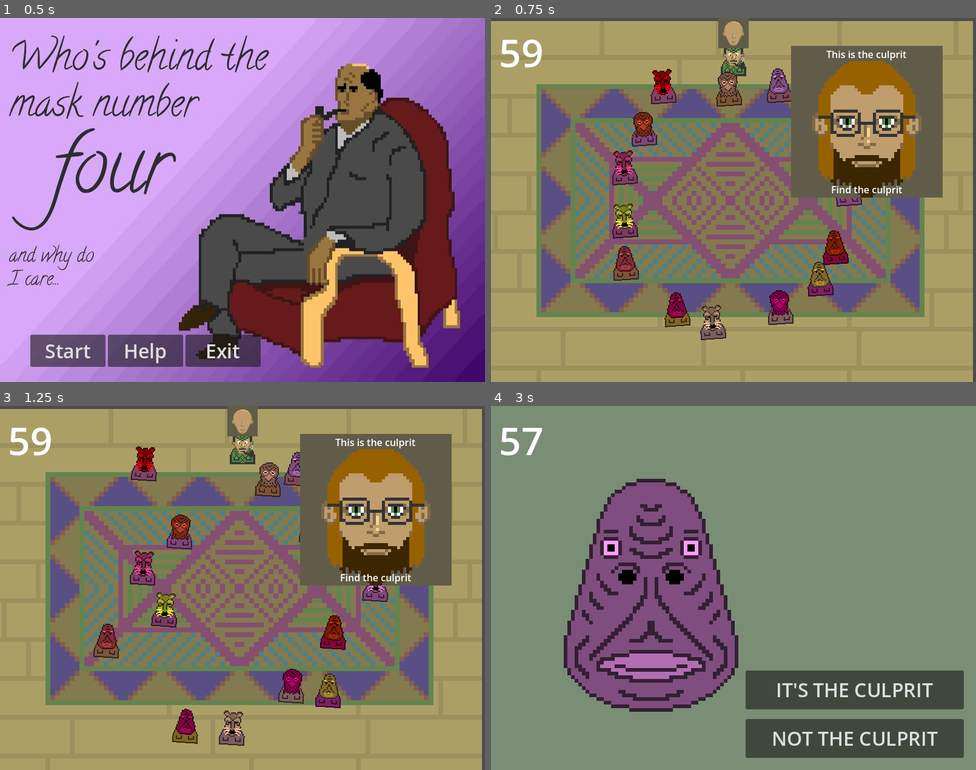
Above: before the commit, frames 1-4 (two rows, left to right).
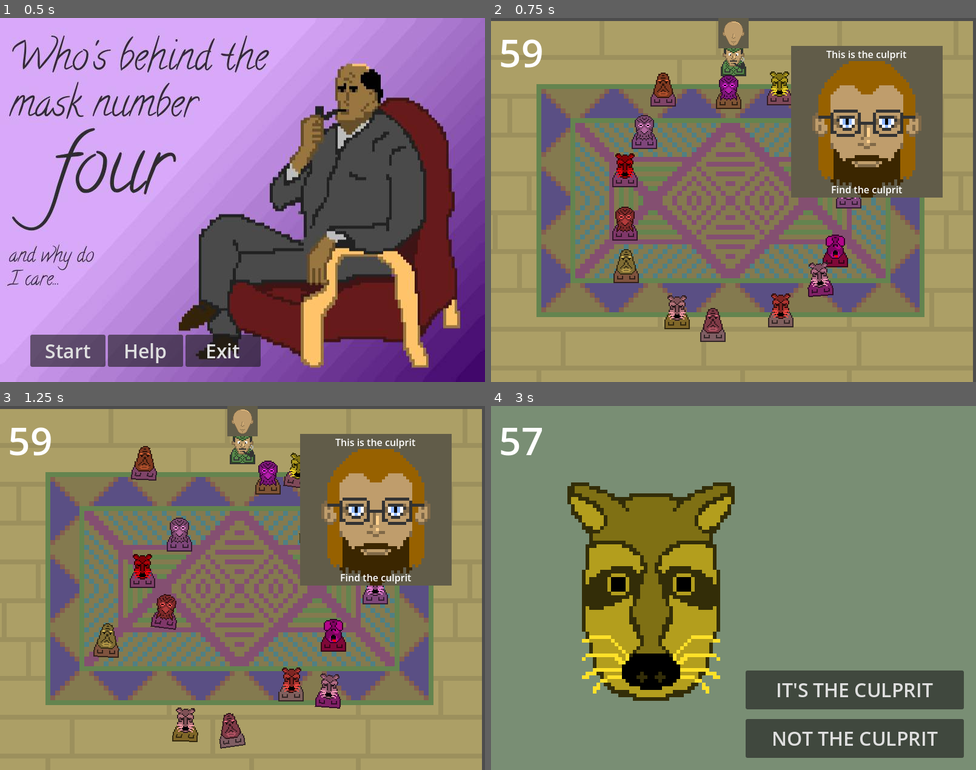
Above: after the commit, the same moments.

Repository: paavonelimarkka/mask-no-four
Game: Godot game, scene res://Scenes/start.tscn
Same seed, same stepped clock (60 frames per second), same inputs: the game is played once before the commit and once after it. Sound files missing from this copy of the repository are replaced by a short silence.
Inputs (mouse positions are in pixels of both pictures, inside the frame that each line leads up to):
- Up to frame 1 (0.5 s): no input
- Up to frame 2 (0.75 s): click "Start" at 0.5 s
- Up to frame 3 (1.25 s): no input
- Up to frame 4 (3 s): move the mouse to (840, 569) at 1.27 s; hold D (Right) 1.28-2 s; tap E (Interact) at 1.35, 2.85 s; click (840, 569) at 1.42 s; drag from (636, 606) to (767, 449) at 2.02 s; move the mouse to (782, 507) at 2.77 s; hold D (Right) from 2.78 s (still down)

Frame 1 is identical in both runs. In frame 2, 4.2% of the frame differs, in the area x 24-83%, y 13-89%; in frame 3, 3.7%; in frame 4, 19%, in the area x 15-51%, y 20-84%.
Error in both runs: Invalid call. Nonexistent function 'stop_movement' in base 'StaticBody2D'. (res://Scripts/player.gd:41)

Commit message:
jiggle jiggle

Diff:
--- a/Scenes/npc.tscn
+++ b/Scenes/npc.tscn
@@ -67,12 +67,14 @@
 &"jiggle": SubResource("Animation_xxsvc")
 }
 
-[node name="Npc" type="CharacterBody2D" unique_id=1502401715 node_paths=PackedStringArray("animation_player", "sprites") groups=["npc"]]
+[node name="Npc" type="CharacterBody2D" unique_id=1502401715 node_paths=PackedStringArray("animation_player", "sprites", "start_moving_timer", "jiggle_start_timer") groups=["npc"]]
 collision_layer = 3
 motion_mode = 1
 script = ExtResource("1_acqhf")
 animation_player = NodePath("AnimationPlayer")
 sprites = NodePath("Sprites")
+start_moving_timer = NodePath("StartMoving")
+jiggle_start_timer = NodePath("JiggleStartTimer")
 
 [node name="CollisionShape2D" type="CollisionShape2D" parent="." unique_id=1341413181]
 position = Vector2(0, 10)
@@ -85,6 +87,7 @@
 shape = SubResource("CircleShape2D_h1ryf")
 
 [node name="AnimationPlayer" type="AnimationPlayer" parent="." unique_id=1132704426]
+active = false
 root_node = NodePath("../Sprites")
 libraries/ = SubResource("AnimationLibrary_g6unj")
 playback_auto_capture = false
@@ -96,3 +99,13 @@
 position = Vector2(-1.1920929e-07, 9.000001)
 scale = Vector2(1.0000001, 1.0000001)
 texture = ExtResource("2_xxsvc")
+
+[node name="StartMoving" type="Timer" parent="." unique_id=1978038955]
+one_shot = true
+
+[node name="JiggleStartTimer" type="Timer" parent="." unique_id=1160861833]
+one_shot = true
+autostart = true
+
+[connection signal="timeout" from="StartMoving" to="." method="_on_start_moving_timeout"]
+[connection signal="timeout" from="JiggleStartTimer" to="." method="_on_jiggle_start_timer_timeout"]
--- a/Scripts/interaction_ui.gd
+++ b/Scripts/interaction_ui.gd
@@ -40,7 +40,7 @@
 func _on_close_ui_pressed() -> void:
 	visible = false
 	player.can_move = true
-	last_npc.is_moving = true
+	last_npc.start_moving_timer.start()
 
 func _on_culprit_button_pressed() -> void:
 	close_ui_button.disabled = true
--- a/Scripts/npc.gd
+++ b/Scripts/npc.gd
@@ -14,6 +14,8 @@
 var small_mask: CompressedTexture2D
 var custom_modulate: Color
 var culprit = false
+@export var start_moving_timer: Timer
+@export var jiggle_start_timer: Timer
 
 func _ready() -> void:
 	direction = Vector2(randf_range(-1,1), randf_range(-1,1)).normalized()
@@ -28,8 +30,6 @@
 	sprite.modulate = custom_modulate
 	sprites.add_child(sprite)
 	animation_player.current_animation = "jiggle"
-	animation_player.active = true
-
 
 func _physics_process(delta: float) -> void:
 	if (is_moving == true):
@@ -42,3 +42,12 @@
 
 func stop_movement() -> void:
 	is_moving = false
+
+
+func _on_start_moving_timeout() -> void:
+	is_moving = true
+
+
+func _on_jiggle_start_timer_timeout() -> void:
+	print("Start jiggling")
+	animation_player.active = true
--- a/Scripts/npc_generator.gd
+++ b/Scripts/npc_generator.gd
@@ -24,6 +24,7 @@
 		npc.big_mask = big_masks[mask]
 		npc.small_mask = small_masks[mask]
 		npc.custom_modulate = Color(1, randf(), randf(), 1.0)
+		npc.jiggle_start_timer.wait_time = randf_range(0,1)
 
 		while true:
 			hair = randi_range(0, hairs.size() - 1)
